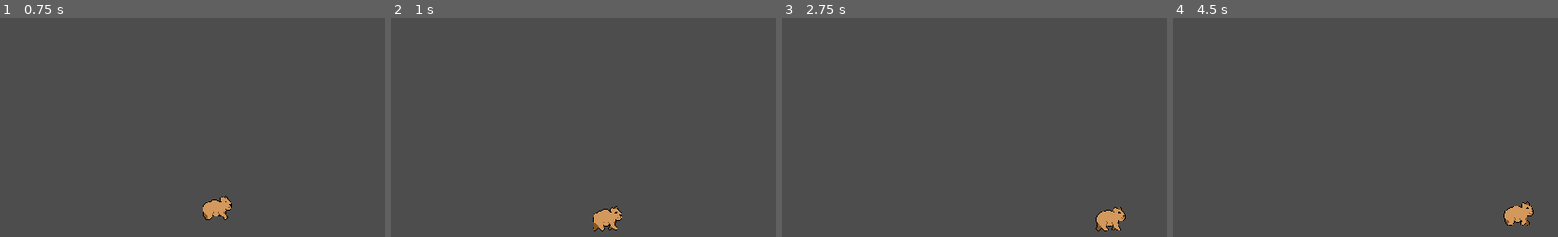
Above: before the commit, frames 1-4 (left to right).
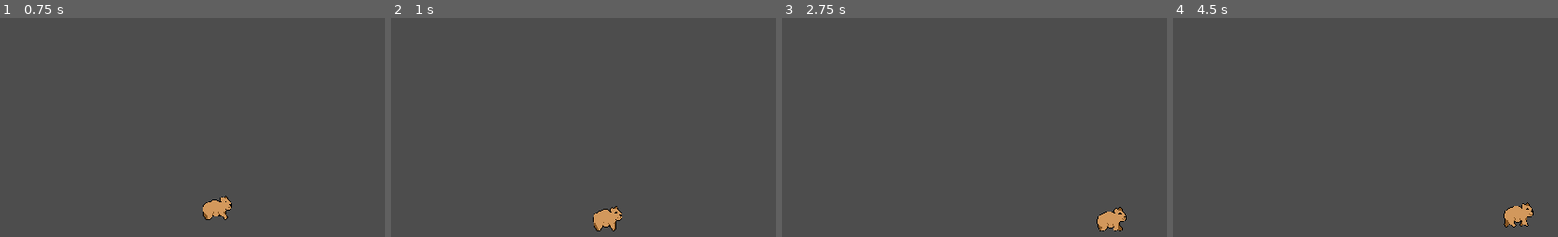
Above: after the commit, the same moments.

Repository: pirsqed/Sci-fi-game-jam
Game: Godot game, scene res://Menus/Menu.tscn
Two runs of this game, one before a commit and one after it. Both use one fixed random seed, a clock stepped at 60 frames per second and the inputs below.
Inputs:
- Up to frame 1 (0.75 s): click "START" at 0.5 s
- Up to frame 2 (1 s): no input
- Up to frame 3 (2.75 s): tap Enter (ui_accept) at 1.25, 1.52, 2.27 s; hold Right (ui_right) from 1.28 s (still down)
- Up to frame 4 (4.5 s): release Right (ui_right) at 2.78 s; hold Left (ui_left) 2.78-3.53 s; hold Right (ui_right) from 3.53 s (still down); tap Enter (ui_accept) at 3.77 s

Frame 1 is identical in both runs. In frame 2, 0.1% of the frame differs, in the area x 52-59%, y 92-98%; in frame 3, 0.3%, in the area x 81-90%, y 86-98%; in frame 4, 0.1%.

Commit message:
More animations and first attempt on tileset

Diff:
--- /dev/null
+++ b/Tilesets/level_tileset.tres
@@ -0,0 +1,127 @@
+[gd_resource type="TileSet" load_steps=4 format=3 uid="uid://b0y6slrdog43b"]
+
+[ext_resource type="Texture2D" uid="uid://2er2qylb7i42" path="res://Tilesets/GameJamTileSet.png" id="1_ogmpm"]
+
+[sub_resource type="TileSetAtlasSource" id="TileSetAtlasSource_ada42"]
+
+[sub_resource type="TileSetAtlasSource" id="TileSetAtlasSource_1nrec"]
+texture = ExtResource("1_ogmpm")
+margins = Vector2i(14, 13)
+separation = Vector2i(2, 2)
+texture_region_size = Vector2i(32, 32)
+0:0/0 = 0
+1:0/0 = 0
+2:0/0 = 0
+3:0/0 = 0
+4:0/0 = 0
+5:0/0 = 0
+6:0/0 = 0
+7:0/0 = 0
+8:0/0 = 0
+9:0/0 = 0
+10:0/0 = 0
+0:1/0 = 0
+1:1/0 = 0
+2:1/0 = 0
+3:1/0 = 0
+4:1/0 = 0
+5:1/0 = 0
+6:1/0 = 0
+7:1/0 = 0
+8:1/0 = 0
+9:1/0 = 0
+10:1/0 = 0
+0:2/0 = 0
+1:2/0 = 0
+2:2/0 = 0
+3:2/0 = 0
+4:2/0 = 0
+5:2/0 = 0
+6:2/0 = 0
+7:2/0 = 0
+8:2/0 = 0
+9:2/0 = 0
+10:2/0 = 0
+0:3/0 = 0
+1:3/0 = 0
+2:3/0 = 0
+3:3/0 = 0
+4:3/0 = 0
+5:3/0 = 0
+6:3/next_alternative_id = 3
+6:3/0 = 0
+6:3/2 = 2
+7:3/0 = 0
+8:3/0 = 0
+9:3/0 = 0
+10:3/0 = 0
+1:4/0 = 0
+2:4/0 = 0
+4:4/0 = 0
+7:4/0 = 0
+0:5/0 = 0
+1:5/0 = 0
+2:5/0 = 0
+3:5/0 = 0
+4:5/0 = 0
+5:5/0 = 0
+6:5/0 = 0
+7:5/0 = 0
+0:6/0 = 0
+1:6/0 = 0
+2:6/0 = 0
+3:6/0 = 0
+4:6/0 = 0
+5:6/0 = 0
+6:6/0 = 0
+7:6/0 = 0
+0:4/0 = 0
+0:7/0 = 0
+0:8/0 = 0
+0:9/0 = 0
+1:7/0 = 0
+1:8/0 = 0
+1:9/0 = 0
+2:7/0 = 0
+2:8/0 = 0
+2:9/0 = 0
+3:4/0 = 0
+3:7/0 = 0
+3:8/0 = 0
+3:9/0 = 0
+4:7/0 = 0
+4:8/0 = 0
+4:9/0 = 0
+5:4/0 = 0
+5:7/0 = 0
+5:8/0 = 0
+5:9/0 = 0
+6:4/0 = 0
+6:7/0 = 0
+6:8/0 = 0
+6:9/0 = 0
+7:7/0 = 0
+7:8/0 = 0
+7:9/0 = 0
+8:4/0 = 0
+8:5/0 = 0
+8:6/0 = 0
+8:7/0 = 0
+8:8/0 = 0
+8:9/0 = 0
+9:4/0 = 0
+9:5/0 = 0
+9:6/0 = 0
+9:7/0 = 0
+9:8/0 = 0
+9:9/0 = 0
+10:4/0 = 0
+10:5/0 = 0
+10:6/0 = 0
+10:7/0 = 0
+10:8/0 = 0
+10:9/0 = 0
+
+[resource]
+sources/1 = SubResource("TileSetAtlasSource_1nrec")
+sources/0 = SubResource("TileSetAtlasSource_ada42")
--- a/character_controller.gd
+++ b/character_controller.gd
@@ -148,7 +148,7 @@
 
 
 func is_above_grabbable(check_distance):
-	var grabbable
+	var grabbable = false
 	var ray = RayCast2D.new()
 	var vector_dir = Vector2(0, -1 * check_distance)
 	ray.target_position = vector_dir
@@ -168,39 +168,45 @@
 	if input_vector.x:
 		facing_dir = input_vector.x
 		animation_tree["parameters/Idle/blend_position"] = input_vector.x
-#		animation_tree["parameters/Land/blend_position"] = input_vector.x
-#		animation_tree["parameters/Squat/blend_position"] = input_vector.x
+		animation_tree["parameters/Landing/blend_position"] = input_vector.x
 		animation_tree["parameters/Walking/blend_position"] = input_vector.x
-
-	if not is_on_floor():
-		animation_tree["parameters/conditions/idle"] = false
-		animation_tree["parameters/conditions/walking"] = false
+		animation_tree["parameters/Crouching/blend_position"] = input_vector.x
+
+	if not is_on_surface:
 		animation_tree["parameters/conditions/is_jumping_falling"] = true
 		animation_tree["parameters/JumpingFalling/blend_position"] = Vector2(facing_dir, velocity.normalized().y)
-		return
-
-
-#	if animation_tree["parameters/conditions/is_jumping_falling"] == true and is_on_surface:
-#		animation_tree["parameters/conditions/idle"] = false
-#		animation_tree["parameters/conditions/landed"] = true
-#		animation_tree["parameters/conditions/is_jumping_falling"] = false
-#		return
-
-#	if not is_on_surface and velocity.y:
-#		animation_tree["parameters/conditions/idle"] = false
-#		animation_tree["parameters/conditions/is_jumping_falling"] = true
-##		animation_tree["parameters/JumpingFalling/blend_position"] = velocity.normalized()
-#		return
+		animation_tree["parameters/conditions/idle"] = false
+		animation_tree["parameters/conditions/is_walking"] = false
+		animation_tree["parameters/conditions/is_crouching"] = false
+		return
+
+	if jump_charge_timer > 0:
+		animation_tree["parameters/conditions/is_crouching"] = true
+		animation_tree["parameters/conditions/idle"] = false
+		animation_tree["parameters/conditions/is_walking"] = false
+		animation_tree["parameters/conditions/is_jumping_falling"] = false
+		return
+
+
+	if animation_tree["parameters/conditions/is_jumping_falling"] == true and is_on_surface:
+		animation_tree["parameters/conditions/is_landing"] = true
+		animation_tree["parameters/conditions/idle"] = false
+		animation_tree["parameters/conditions/is_walking"] = false
+		animation_tree["parameters/conditions/is_jumping_falling"] = false
+		return
 
 	if not input_vector.x and is_on_surface:
 		animation_tree["parameters/conditions/idle"] = true
-		animation_tree["parameters/conditions/walking"] = false
-		animation_tree["parameters/conditions/is_jumping_falling"] = false
-#		animation_tree["parameters/conditions/landed"] = false
-#		animation_tree["parameters/conditions/is_charging_jump"] = false
+		animation_tree["parameters/conditions/is_landing"] = false
+		animation_tree["parameters/conditions/is_walking"] = false
+		animation_tree["parameters/conditions/is_crouching"] = false
+		animation_tree["parameters/conditions/is_jumping_falling"] = false
 		return
 
 	if input_vector.x and is_on_surface:
-		animation_tree["parameters/conditions/idle"] = false
-		animation_tree["parameters/conditions/walking"] = true
-		animation_tree["parameters/conditions/is_jumping_falling"] = false
+		animation_tree["parameters/conditions/is_walking"] = true
+		animation_tree["parameters/conditions/idle"] = false
+		animation_tree["parameters/conditions/is_landing"] = false
+		animation_tree["parameters/conditions/is_crouching"] = false
+		animation_tree["parameters/conditions/is_jumping_falling"] = false
+		return
--- a/player.tscn
+++ b/player.tscn
@@ -1,8 +1,9 @@
-[gd_scene load_steps=38 format=3 uid="uid://cavwwsnh7uyxv"]
+[gd_scene load_steps=49 format=3 uid="uid://cavwwsnh7uyxv"]
 
 [ext_resource type="Script" path="res://character_controller.gd" id="1_uu0v0"]
 [ext_resource type="Texture2D" uid="uid://cr8t72gva2bap" path="res://Sprites/CapyberaWalk.png" id="2_0iw5x"]
 [ext_resource type="Texture2D" uid="uid://ds2yos11uax8x" path="res://Sprites/CapyberaJump.png" id="3_xjibt"]
+[ext_resource type="Texture2D" uid="uid://b3vrnedaujdxw" path="res://Sprites/CapyberaIdleSprite.png" id="4_15o0d"]
 
 [sub_resource type="CapsuleShape2D" id="CapsuleShape2D_cr6ko"]
 radius = 29.0
@@ -239,7 +240,6 @@
 
 [sub_resource type="Animation" id="Animation_smug4"]
 resource_name = "idle_left"
-length = 0.1
 loop_mode = 1
 tracks/0/type = "value"
 tracks/0/imported = false
@@ -251,7 +251,7 @@
 "times": PackedFloat32Array(0),
 "transitions": PackedFloat32Array(1),
 "update": 1,
-"values": [ExtResource("2_0iw5x")]
+"values": [ExtResource("4_15o0d")]
 }
 tracks/1/type = "value"
 tracks/1/imported = false
@@ -284,10 +284,10 @@
 tracks/3/interp = 1
 tracks/3/loop_wrap = true
 tracks/3/keys = {
-"times": PackedFloat32Array(0),
-"transitions": PackedFloat32Array(1),
-"update": 1,
-"values": [0]
+"times": PackedFloat32Array(0, 0.3, 0.6, 0.9),
+"transitions": PackedFloat32Array(1, 1, 1, 1),
+"update": 1,
+"values": [0, 1, 2, 3]
 }
 tracks/4/type = "value"
 tracks/4/imported = false
@@ -316,7 +316,6 @@
 
 [sub_resource type="Animation" id="Animation_g6xtu"]
 resource_name = "idle_right"
-length = 0.1
 loop_mode = 1
 tracks/0/type = "value"
 tracks/0/imported = false
@@ -328,7 +327,7 @@
 "times": PackedFloat32Array(0),
 "transitions": PackedFloat32Array(1),
 "update": 1,
-"values": [ExtResource("2_0iw5x")]
+"values": [ExtResource("4_15o0d")]
 }
 tracks/1/type = "value"
 tracks/1/imported = false
@@ -361,10 +360,10 @@
 tracks/3/interp = 1
 tracks/3/loop_wrap = true
 tracks/3/keys = {
-"times": PackedFloat32Array(0),
-"transitions": PackedFloat32Array(1),
-"update": 1,
-"values": [0]
+"times": PackedFloat32Array(0, 0.3, 0.6, 0.9),
+"transitions": PackedFloat32Array(1, 1, 1, 1),
+"update": 1,
+"values": [0, 1, 2, 3]
 }
 tracks/4/type = "value"
 tracks/4/imported = false
@@ -548,7 +547,6 @@
 [sub_resource type="Animation" id="Animation_loqwj"]
 resource_name = "land_left"
 length = 0.1
-loop_mode = 1
 tracks/0/type = "value"
 tracks/0/imported = false
 tracks/0/enabled = true
@@ -625,7 +623,6 @@
 [sub_resource type="Animation" id="Animation_bvr6e"]
 resource_name = "land_right"
 length = 0.1
-loop_mode = 1
 tracks/0/type = "value"
 tracks/0/imported = false
 tracks/0/enabled = true
@@ -1024,6 +1021,19 @@
 "walk_right": SubResource("Animation_7dax1")
 }
 
+[sub_resource type="AnimationNodeAnimation" id="AnimationNodeAnimation_e7stj"]
+animation = &"squat_left"
+
+[sub_resource type="AnimationNodeAnimation" id="AnimationNodeAnimation_quao5"]
+animation = &"squat_right"
+
+[sub_resource type="AnimationNodeBlendSpace1D" id="AnimationNodeBlendSpace1D_xab0n"]
+blend_point_0/node = SubResource("AnimationNodeAnimation_e7stj")
+blend_point_0/pos = -1.0
+blend_point_1/node = SubResource("AnimationNodeAnimation_quao5")
+blend_point_1/pos = 1.0
+blend_mode = 1
+
 [sub_resource type="AnimationNodeAnimation" id="AnimationNodeAnimation_ok3vu"]
 animation = &"idle_left"
 
@@ -1060,6 +1070,18 @@
 blend_point_3/pos = Vector2(-1, -0.9)
 blend_mode = 1
 
+[sub_resource type="AnimationNodeAnimation" id="AnimationNodeAnimation_g2nca"]
+animation = &"land_left"
+
+[sub_resource type="AnimationNodeAnimation" id="AnimationNodeAnimation_utyuc"]
+animation = &"land_right"
+
+[sub_resource type="AnimationNodeBlendSpace1D" id="AnimationNodeBlendSpace1D_wgxj3"]
+blend_point_0/node = SubResource("AnimationNodeAnimation_g2nca")
+blend_point_0/pos = -1.0
+blend_point_1/node = SubResource("AnimationNodeAnimation_utyuc")
+blend_point_1/pos = 1.0
+
 [sub_resource type="AnimationNodeAnimation" id="AnimationNodeAnimation_yyxp4"]
 animation = &"walk_left"
 
@@ -1078,7 +1100,7 @@
 
 [sub_resource type="AnimationNodeStateMachineTransition" id="AnimationNodeStateMachineTransition_ad1dn"]
 advance_mode = 2
-advance_condition = &"walking"
+advance_condition = &"is_walking"
 
 [sub_resource type="AnimationNodeStateMachineTransition" id="AnimationNodeStateMachineTransition_0kvns"]
 advance_mode = 2
@@ -1088,28 +1110,50 @@
 advance_mode = 2
 advance_condition = &"is_jumping_falling"
 
-[sub_resource type="AnimationNodeStateMachineTransition" id="AnimationNodeStateMachineTransition_n7l2j"]
-advance_mode = 2
-advance_condition = &"idle"
-
-[sub_resource type="AnimationNodeStateMachineTransition" id="AnimationNodeStateMachineTransition_i613o"]
-advance_mode = 2
-advance_condition = &"walking"
-
 [sub_resource type="AnimationNodeStateMachineTransition" id="AnimationNodeStateMachineTransition_enusv"]
 advance_mode = 2
 advance_condition = &"is_jumping_falling"
 
+[sub_resource type="AnimationNodeStateMachineTransition" id="AnimationNodeStateMachineTransition_eq25e"]
+advance_mode = 2
+advance_condition = &"is_crouching"
+
+[sub_resource type="AnimationNodeStateMachineTransition" id="AnimationNodeStateMachineTransition_08i5w"]
+advance_mode = 2
+advance_condition = &"idle"
+
+[sub_resource type="AnimationNodeStateMachineTransition" id="AnimationNodeStateMachineTransition_vdslb"]
+advance_mode = 2
+advance_condition = &"is_jumping_falling"
+
+[sub_resource type="AnimationNodeStateMachineTransition" id="AnimationNodeStateMachineTransition_ryopv"]
+advance_mode = 2
+advance_condition = &"is_landing"
+
+[sub_resource type="AnimationNodeStateMachineTransition" id="AnimationNodeStateMachineTransition_3lt5k"]
+switch_mode = 2
+advance_mode = 2
+advance_condition = &"idle"
+
+[sub_resource type="AnimationNodeStateMachineTransition" id="AnimationNodeStateMachineTransition_pi846"]
+switch_mode = 2
+advance_mode = 2
+advance_condition = &"is_walking"
+
 [sub_resource type="AnimationNodeStateMachine" id="AnimationNodeStateMachine_t4fvu"]
+states/Crouching/node = SubResource("AnimationNodeBlendSpace1D_xab0n")
+states/Crouching/position = Vector2(243.254, 23.6017)
 states/Idle/node = SubResource("AnimationNodeBlendSpace1D_pqh5j")
-states/Idle/position = Vector2(284.667, 123.382)
+states/Idle/position = Vector2(243.867, 164.182)
 states/JumpingFalling/node = SubResource("AnimationNodeBlendSpace2D_u5ey4")
-states/JumpingFalling/position = Vector2(367.333, 20.6667)
-states/Start/position = Vector2(146, 113.221)
+states/JumpingFalling/position = Vector2(405.887, 24.3382)
+states/Landing/node = SubResource("AnimationNodeBlendSpace1D_wgxj3")
+states/Landing/position = Vector2(406.619, 109.136)
+states/Start/position = Vector2(104.4, 165.03)
 states/Walking/node = SubResource("AnimationNodeBlendSpace1D_ox7hd")
-states/Walking/position = Vector2(458, 123.182)
-transitions = ["Start", "Idle", SubResource("AnimationNodeSt …(229 unchanged characters)… ionNodeStateMachineTransition_4r2s1"), "JumpingFalling", "Idle", SubResource("AnimationNodeStateMachineTransition_n7l2j"), "JumpingFalling", "Walking", SubResource("AnimationNodeStateMachineTransition_i613o"), "Walking", "JumpingFalling", SubResource("AnimationNodeStateMachineTransition_enusv")]
-graph_offset = Vector2(4, -48)
+states/Walking/position = Vector2(571.6, 163.342)
+transitions = ["Start", "Idle", SubResource("AnimationNodeSt …(229 unchanged characters)… ionNodeStateMachineTransition_4r2s1"), "Walking", "JumpingFalling", SubResource("AnimationNodeStateMachineTransition_enusv"), "Idle", "Crouching", SubResource("AnimationNodeStateMachineTransition_eq25e"), "Crouching", "Idle", SubResource("AnimationNodeStateMachineTransition_08i5w"), "Crouching", "JumpingFalling", SubResource("AnimationNodeStateMachineTransition_vdslb"), "JumpingFalling", "Landing", SubResource("AnimationNodeStateMachineTransition_ryopv"), "Landing", "Idle", SubResource("AnimationNodeStateMachineTransition_3lt5k"), "Landing", "Walking", SubResource("AnimationNodeStateMachineTransition_pi846")]
+graph_offset = Vector2(-301, -77)
 
 [node name="player" type="CharacterBody2D"]
 script = ExtResource("1_uu0v0")
@@ -1134,9 +1178,13 @@
 tree_root = SubResource("AnimationNodeStateMachine_t4fvu")
 anim_player = NodePath("../AnimationPlayer")
 active = true
-parameters/conditions/idle = false
-parameters/conditions/is_jumping_falling = true
-parameters/conditions/walking = false
+parameters/conditions/idle = true
+parameters/conditions/is_crouching = false
+parameters/conditions/is_jumping_falling = false
+parameters/conditions/is_landing = false
+parameters/conditions/is_walking = false
+parameters/Crouching/blend_position = -0.00313479
 parameters/Idle/blend_position = 0.00157726
 parameters/JumpingFalling/blend_position = Vector2(0.358392, 0.783626)
+parameters/Landing/blend_position = 0
 parameters/Walking/blend_position = 0.0
Binary file added: Sprites/CapyberaIdleSprite.png
Not shown, added: Sprites/CapyberaIdleSprite.png.import
Binary file added: Tilesets/GameJamTileSet.png
Not shown, added: Tilesets/GameJamTileSet.png.import
